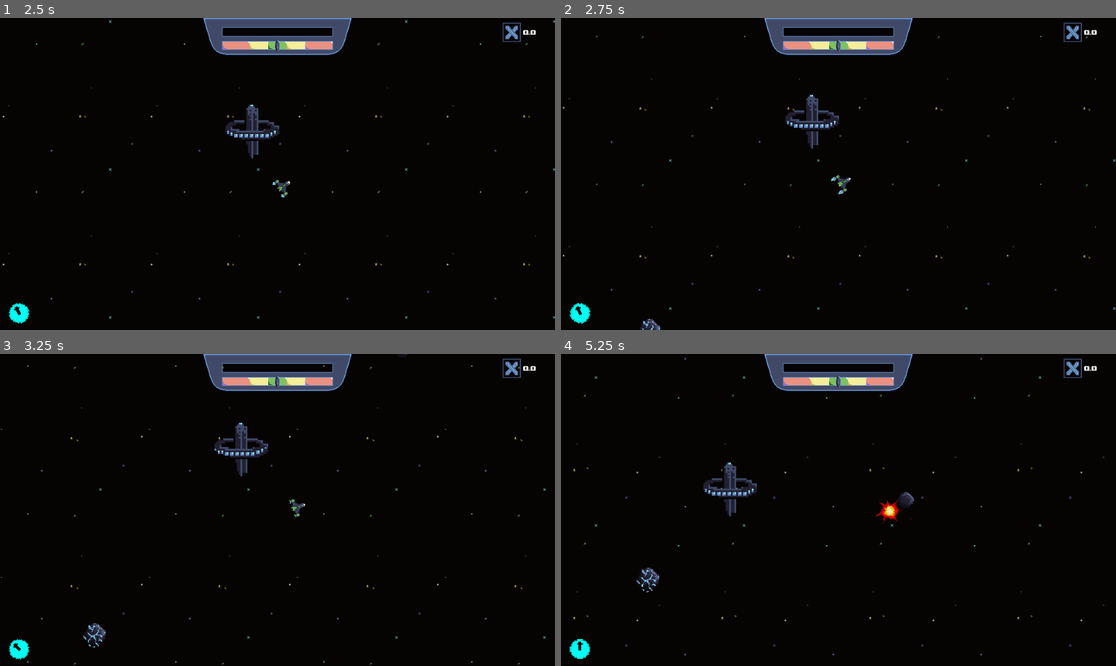
Above: before the commit, frames 1-4 (two rows, left to right).
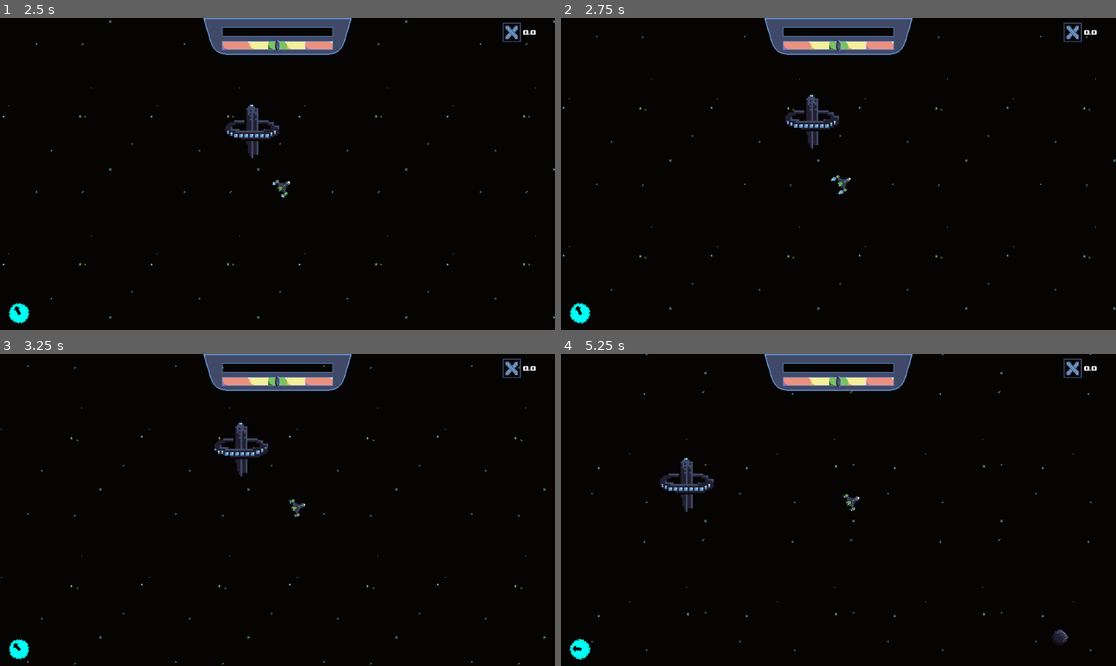
Above: after the commit, the same moments.

Repository: JoshPattman/microjam-034
Game: Godot game, scene res://scenes/game.tscn
The game is run twice, just before and just after one commit, with the same random seed, the same clock (stepped at 60 frames per second) and the same inputs. Sound files missing from this copy of the repository are replaced by a short silence.
Inputs:
- Up to frame 1 (2.5 s): tap Enter at 0.5 s; hold D (player_right) 0.53-1.28 s; tap Space (player_collect) at 0.6, 1.25, 1.55 s; tap Shift (player_jump) at 0.77, 0.8, 1.07, 1.35, 1.52, 1.82, 2.3 s; hold S (player_back) 1.28-2.03 s; hold D (player_right) from 2.03 s (still down); hold Ctrl (player_break) from 2.03 s (still down)
- Up to frame 2 (2.75 s): keep holding D (player_right); keep holding Ctrl (player_break)
- Up to frame 3 (3.25 s): release D (player_right) at 2.78 s; release Ctrl (player_break) at 2.78 s; hold W (player_forward) from 2.78 s (still down); tap Space (player_collect) at 2.85 s; tap Shift (player_jump) at 3.02 s
- Up to frame 4 (5.25 s): tap Shift (player_jump) at 3.32, 3.77, 3.8, 4.07, 4.52, 4.82 s; release W (player_forward) at 3.53 s; hold A (player_left) 3.53-5.03 s; tap 2 (player_place_bouncer) at 3.6 s; tap 3 (player_place_mine) at 4.35 s; tap Space (player_collect) at 4.55 s; hold S (player_back) from 5.03 s (still down); tap 1 (player_place_shooter) at 5.1 s

Frame 1 is identical in both runs. In frame 2, less than 0.1% of the frame differs, in the area x 14-18%, y 96-100%; in frame 3, 0.2%; in frame 4, 2.2%, in the area x 1-98%, y 0-98%.

Commit message:
now bounce of asteroids

Diff:
--- a/godot/game_objects/blackhole.tscn
+++ b/godot/game_objects/blackhole.tscn
@@ -1,9 +1,10 @@
-[gd_scene load_steps=9 format=3 uid="uid://bp5dqvmqobuph"]
+[gd_scene load_steps=10 format=3 uid="uid://bp5dqvmqobuph"]
 
 [ext_resource type="Script" uid="uid://vjj0eerp052v" path="res://scripts/time_dialater.gd" id="1_nhp80"]
 [ext_resource type="Texture2D" uid="uid://b15ewfavom2mn" path="res://sprites/blackhole001.png" id="2_2fgl8"]
 [ext_resource type="Script" uid="uid://43pj2c80awim" path="res://scripts/black_hole.gd" id="3_dy8lm"]
 [ext_resource type="Script" uid="uid://pbr77i1ed5mv" path="res://scripts/enemy_avoid.gd" id="4_cjxyd"]
+[ext_resource type="Script" uid="uid://du0hqhq11n05h" path="res://scripts/special_resource_source.gd" id="5_enolj"]
 
 [sub_resource type="CircleShape2D" id="CircleShape2D_cjxyd"]
 radius = 47.3814
@@ -54,3 +55,8 @@
 lifetime = 2.0
 trail_lifetime = 0.19
 process_material = SubResource("ParticleProcessMaterial_bu7xi")
+
+[node name="SpecialResourceSource" type="Node2D" parent="."]
+script = ExtResource("5_enolj")
+boost = 0.25
+metadata/_custom_type_script = "uid://du0hqhq11n05h"
--- a/godot/game_objects/player.tscn
+++ b/godot/game_objects/player.tscn
@@ -87,4 +87,5 @@
 
 [node name="Life" type="Node" parent="."]
 script = ExtResource("5_pyg5a")
+debug = true
 metadata/_custom_type_script = "uid://bfk8htwmce2hg"
--- a/godot/game_objects/whitehole.tscn
+++ b/godot/game_objects/whitehole.tscn
@@ -1,9 +1,10 @@
-[gd_scene load_steps=9 format=3 uid="uid://bbqhnh0lw7fmk"]
+[gd_scene load_steps=10 format=3 uid="uid://bbqhnh0lw7fmk"]
 
 [ext_resource type="Script" uid="uid://vjj0eerp052v" path="res://scripts/time_dialater.gd" id="1_iib8q"]
 [ext_resource type="Texture2D" uid="uid://b15ewfavom2mn" path="res://sprites/blackhole001.png" id="2_7ipbn"]
 [ext_resource type="Script" uid="uid://43pj2c80awim" path="res://scripts/black_hole.gd" id="3_d1qk7"]
 [ext_resource type="Script" uid="uid://pbr77i1ed5mv" path="res://scripts/enemy_avoid.gd" id="4_u03if"]
+[ext_resource type="Script" uid="uid://du0hqhq11n05h" path="res://scripts/special_resource_source.gd" id="5_7ipbn"]
 
 [sub_resource type="CircleShape2D" id="CircleShape2D_cjxyd"]
 radius = 47.3814
@@ -58,3 +59,8 @@
 lifetime = 2.0
 trail_lifetime = 0.19
 process_material = SubResource("ParticleProcessMaterial_7ipbn")
+
+[node name="SpecialResourceSource" type="Node2D" parent="."]
+script = ExtResource("5_7ipbn")
+health = 0.25
+metadata/_custom_type_script = "uid://du0hqhq11n05h"
--- a/godot/scenes/game.tscn
+++ b/godot/scenes/game.tscn
@@ -215,7 +215,7 @@
 position = Vector2(-1, -1113)
 
 [node name="Whitehole" parent="Holes" instance=ExtResource("7_u5sy4")]
-position = Vector2(-8, 1397)
+position = Vector2(-130, 1531)
 
 [node name="Blackhole2" parent="Holes" instance=ExtResource("6_p57ef")]
 position = Vector2(2770, -652)
@@ -223,14 +223,20 @@
 [node name="Whitehole2" parent="Holes" instance=ExtResource("7_u5sy4")]
 position = Vector2(1948, -2435)
 
+[node name="Whitehole3" parent="Holes" instance=ExtResource("7_u5sy4")]
+position = Vector2(2132, 3004)
+
 [node name="Blackhole3" parent="Holes" instance=ExtResource("6_p57ef")]
 position = Vector2(-2529, 740)
 
+[node name="Blackhole6" parent="Holes" instance=ExtResource("6_p57ef")]
+position = Vector2(-2096, 3403)
+
 [node name="Blackhole4" parent="Holes" instance=ExtResource("6_p57ef")]
 position = Vector2(3856, 1513)
 
 [node name="Blackhole5" parent="Holes" instance=ExtResource("6_p57ef")]
-position = Vector2(-2883, -3102)
+position = Vector2(-3089, -1954)
 
 [node name="AudioStreamPlayer" type="AudioStreamPlayer" parent="."]
 stream = ExtResource("20_1kice")
--- a/godot/scripts/asteroid.gd
+++ b/godot/scripts/asteroid.gd
@@ -11,7 +11,7 @@
 
 	var other_life = Life.get_life_script(other)
 	if other_life != null:
-		other_life.damage(10)
+		other_life.damage(1)
 
 func _custom_physics_process(delta: float) -> void:
 	if real_velocity.length() > max_velocity:
--- a/godot/scripts/game.gd
+++ b/godot/scripts/game.gd
@@ -30,6 +30,8 @@
 		$PlayerCamera/UI/Resources/Label.text = str(new)
 		player_resources = new
 
+var player_boosts: float = 0.0
+
 func _ready() -> void:
 	$Station.ship_spawned.connect(
 		func(ship):
@@ -37,6 +39,7 @@
 			ship.died.connect(func(): player_resources = 0.0)
 	)
 	_spawn_initial_asteroids()
+	add_to_group("game_controller")
 
 func _process(delta: float) -> void:
 	time_since_last_asteroid += delta * CustomRigidbody2D.get_global_dt_mult()
--- a/godot/scripts/life.gd
+++ b/godot/scripts/life.gd
@@ -3,17 +3,20 @@
 class_name Life
 
 @export var initial_life: int = 1
+@export var debug: bool = false
 
 signal on_die
 
-var current_life: int = 0
+var current_life: float = 0
 
 func _ready() -> void:
 	reset_life()
 
-func damage(amount: int) -> void:
+func damage(amount: float) -> void:
 	if current_life == 0:
 		return
+	if debug:
+		print(current_life," - ",amount)
 	current_life -= amount
 	if current_life <= 0:
 		current_life = 0
--- a/godot/scripts/player.gd
+++ b/godot/scripts/player.gd
@@ -20,7 +20,8 @@
 @export var collection_radius_sqaure: float = 40000
 @export var mine_rate: float = 0.5
 @export var mine_amount: float = 0.5
-var connected_resource: ResourceAsteroid
+
+var connected_resource: Node2D
 
 
 var is_boost: bool = false:
@@ -51,11 +52,14 @@
 	var other_life = Life.get_life_script(other)
 	if other_life != null:
 		other_life.damage(1)
+	real_velocity += normal * 200
 
 func _custom_physics_process(delta: float) -> void:
 	var booster = 0.0
 	var rotater = 0.0
 	var breaker = 0.0
+
+	var game_controller: Game = get_tree().get_first_node_in_group("game_controller")
 
 	if Input.is_action_pressed("player_forward",true):
 		booster += 1.0
@@ -67,6 +71,9 @@
 		rotater += 1
 	if Input.is_action_pressed("player_break", true):
 		breaker = 1
+	if Input.is_action_just_pressed("player_jump", true) && game_controller.player_boosts > 0:
+		global_position += current_forward() * 175
+		game_controller.player_boosts -= 1
 
 	if Input.is_action_just_pressed("player_collect"):
 		connect_to_resource()
@@ -91,8 +98,8 @@
 		return
 
 	var closest_distance: float = INF
-	var closest_resource: ResourceAsteroid = null
-	for r: ResourceAsteroid in resources:
+	var closest_resource: Node2D = null
+	for r: Node2D in resources:
 		var dist = r.global_position.distance_squared_to(self.global_position)
 		if dist < closest_distance:
 			closest_distance  = dist
@@ -132,9 +139,18 @@
 		disconnect_to_resource()
 		return
 
-	var mine_response: Array = connected_resource.mine(mine_amount)
+	if connected_resource is ResourceAsteroid:
+		var mine_response: Array = connected_resource.mine(mine_amount)
+		mined.emit(mine_response[1])
 
-	mined.emit(mine_response[1])
-
-	if mine_response[0]:
-		disconnect_to_resource()
+		if mine_response[0]:
+			disconnect_to_resource()
+	elif connected_resource is SpecialResourceSource:
+		if connected_resource.boost > 0:
+			var game_controller: Game = get_tree().get_first_node_in_group("game_controller")
+			game_controller.player_boosts += connected_resource.boost
+			print(connected_resource.boost)
+		if connected_resource.health > 0:
+			var lc = Life.get_life_script(self)
+			lc.damage(-connected_resource.health)
+			print(connected_resource.health)
--- /dev/null
+++ b/godot/scripts/special_resource_source.gd
@@ -0,0 +1,9 @@
+extends Node2D
+
+class_name SpecialResourceSource
+
+@export var boost: float = 0.0
+@export var health: float = 0.0
+
+func _ready() -> void:
+	add_to_group("resources")
Not shown, added: godot/scripts/special_resource_source.gd.uid
